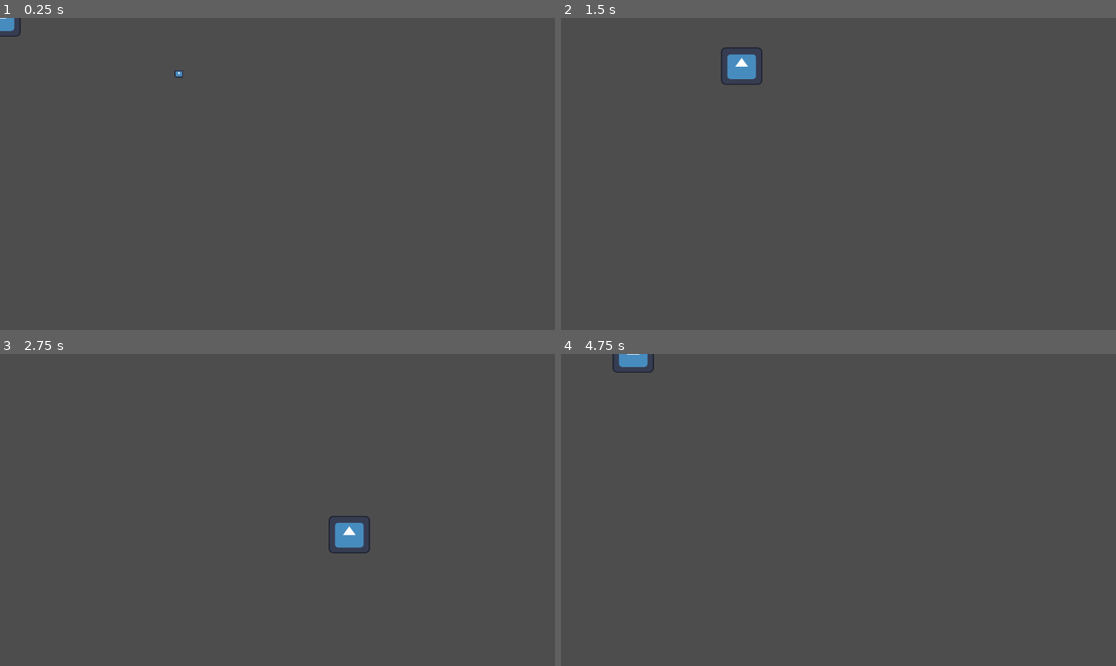
Above: before the commit, frames 1-4 (two rows, left to right).
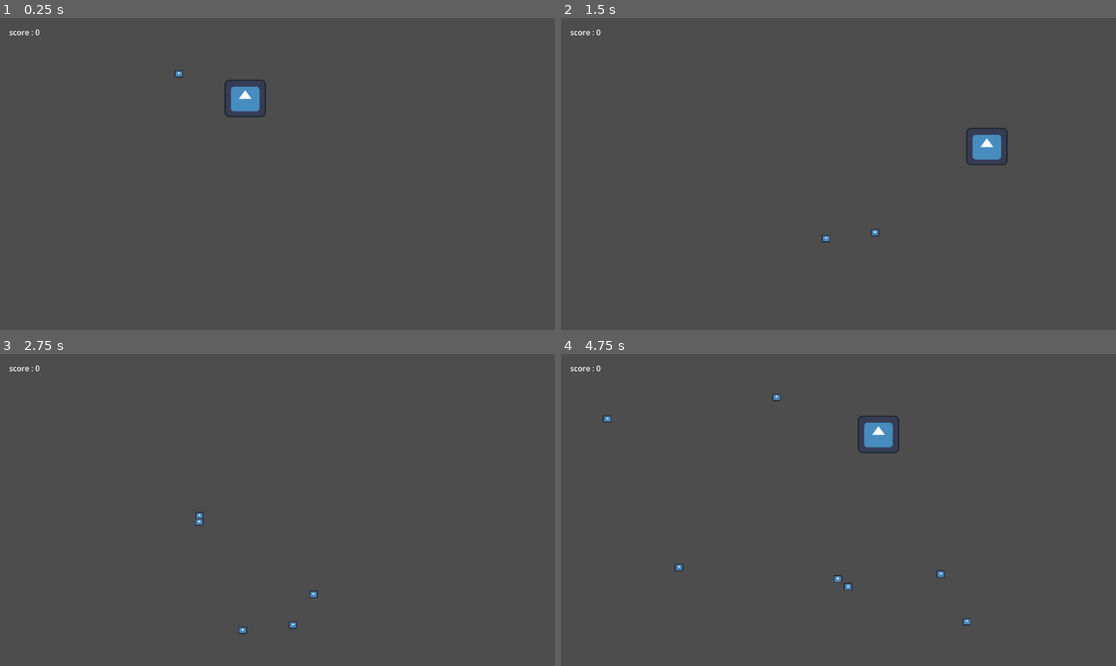
Above: after the commit, the same moments.

Repository: Rafli2314/Nyamuk-Hunter
Game: Godot game, scene res://main.tscn
The game is run twice, just before and just after one commit, with the same random seed, the same clock (stepped at 60 frames per second) and the same inputs. The engine's default icon, where the game draws it, is replaced by a stand-in: a white triangle on a blue panel in a dark square.
Inputs (mouse positions are in pixels of both pictures, inside the frame that each line leads up to):
- Up to frame 1 (0.25 s): no input
- Up to frame 2 (1.5 s): tap Enter at 0.5 s; move the mouse to (738, 61) at 0.52 s; hold Right (ui_right) 0.53-1.28 s; click (738, 61) at 0.67 s; move the mouse to (727, 189) at 1.27 s; hold Down (ui_down) from 1.28 s (still down); click (727, 189) at 1.42 s
- Up to frame 3 (2.75 s): move the mouse to (333, 441) at 2.02 s; release Down (ui_down) at 2.03 s; hold Right (ui_right) from 2.03 s (still down); click (333, 441) at 2.17 s
- Up to frame 4 (4.75 s): move the mouse to (810, 572) at 2.77 s; release Right (ui_right) at 2.78 s; hold Up (ui_up) 2.78-3.53 s; click (810, 572) at 2.92 s; move the mouse to (1005, 556) at 3.52 s; hold Left (ui_left) from 3.53 s (still down); click (1005, 556) at 3.67 s; move the mouse to (672, 463) at 4.27 s; click (672, 463) at 4.42 s

The runs differ from the first frame. In frame 1, 0.8% of the frame differs, in the area x 0-48%, y 0-32%; in frame 2, 1.2%, in the area x 1-81%, y 3-72%; in frame 3, 0.7%; in frame 4, 1.1%.

Commit message:
scoring and mosquito spawner
scoring and mosquito spawner

Diff:
--- /dev/null
+++ b/main.gd
@@ -0,0 +1,8 @@
+extends Node2D
+
+var score := 0
+
+func add_score():
+	score += 1
+
+	$CanvasLayer/ScoreLabel.text = "score : %d" % score
--- a/main.tscn
+++ b/main.tscn
@@ -1,13 +1,23 @@
 [gd_scene format=3 uid="uid://oc0hvsdn6bgd"]
 
+[ext_resource type="Script" uid="uid://d1s54e71gsmem" path="res://main.gd" id="1_1bvp3"]
+[ext_resource type="Script" uid="uid://teiwft87uo20" path="res://mosquito_spawner.gd" id="1_h2yge"]
 [ext_resource type="PackedScene" uid="uid://drnbodo2qxngj" path="res://player.tscn" id="1_ig7tw"]
 [ext_resource type="PackedScene" uid="uid://cs7y07r52dgjd" path="res://mosquito.tscn" id="2_0xm2m"]
 
 [node name="Main" type="Node2D" unique_id=52244010]
+script = ExtResource("1_1bvp3")
 
 [node name="MosquitoSpawner" type="Node" parent="." unique_id=1919822355]
+script = ExtResource("1_h2yge")
+mosquito_scene = ExtResource("2_0xm2m")
+
+[node name="Timer" type="Timer" parent="MosquitoSpawner" unique_id=1408425242]
+wait_time = 0.5
+autostart = true
 
 [node name="Player" parent="." unique_id=681439944 instance=ExtResource("1_ig7tw")]
+position = Vector2(509, 167)
 
 [node name="Mosquito" parent="." unique_id=1679721595 instance=ExtResource("2_0xm2m")]
 position = Vector2(377, 140)
@@ -19,3 +29,4 @@
 offset_top = 18.0
 offset_right = 59.0
 offset_bottom = 41.0
+text = "score : 0"
--- a/mosquito.gd
+++ b/mosquito.gd
@@ -1,4 +1,6 @@
 extends Area2D
+
+signal squashed
 
 @export var speed := 100
 
@@ -15,9 +17,11 @@
 
 func _process(delta):
 	position += direction * speed * delta
+	print(position)
 
 func _on_input_event(viewport, event, shape_idx):
 	if event is InputEventMouseButton:
 		if event.button_index == MOUSE_BUTTON_LEFT:
 			if event.pressed:
+				squashed.emit()
 				queue_free()
--- /dev/null
+++ b/mosquito_spawner.gd
@@ -0,0 +1,20 @@
+extends Node
+
+@export var mosquito_scene : PackedScene
+
+func _ready():
+	spawn_mosquito()
+
+	$Timer.timeout.connect(spawn_mosquito)
+
+func spawn_mosquito():
+	var mosquito = mosquito_scene.instantiate()
+
+	mosquito.position = Vector2(
+		randf_range (50, 750),
+		randf_range (50, 550)
+	)
+	mosquito.squashed.connect(
+		get_parent().add_score
+	)
+	get_parent().add_child(mosquito)
--- /dev/null
+++ b/timer.gd
@@ -0,0 +1,3 @@
+extends Timer
+
+@export var mos
Not shown, added: main.gd.uid
Not shown, added: mosquito_spawner.gd.uid
Not shown, added: timer.gd.uid
